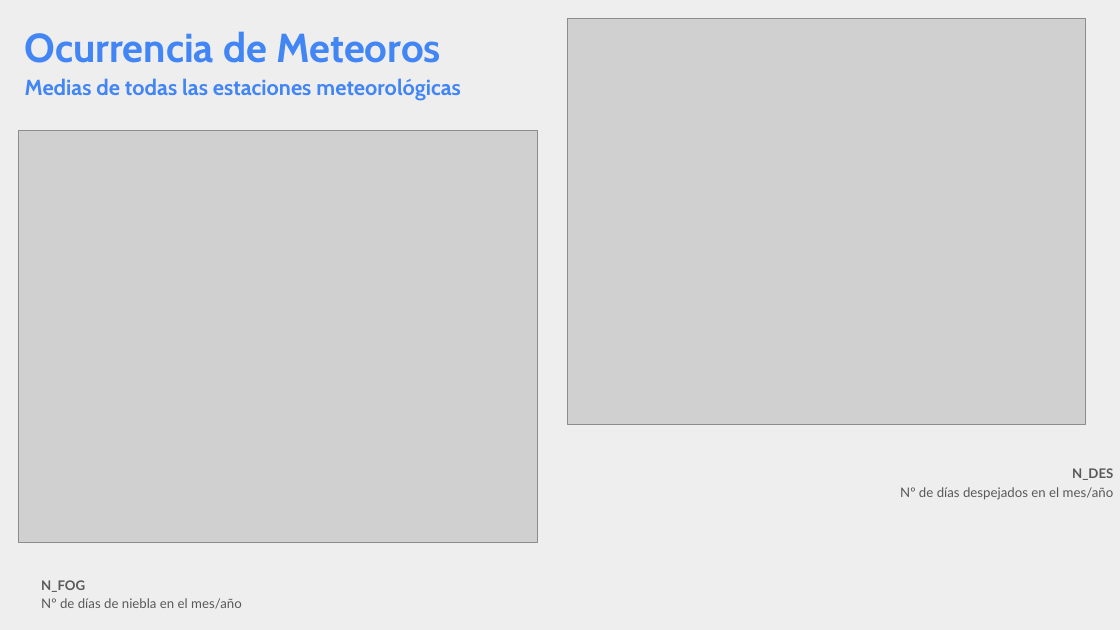
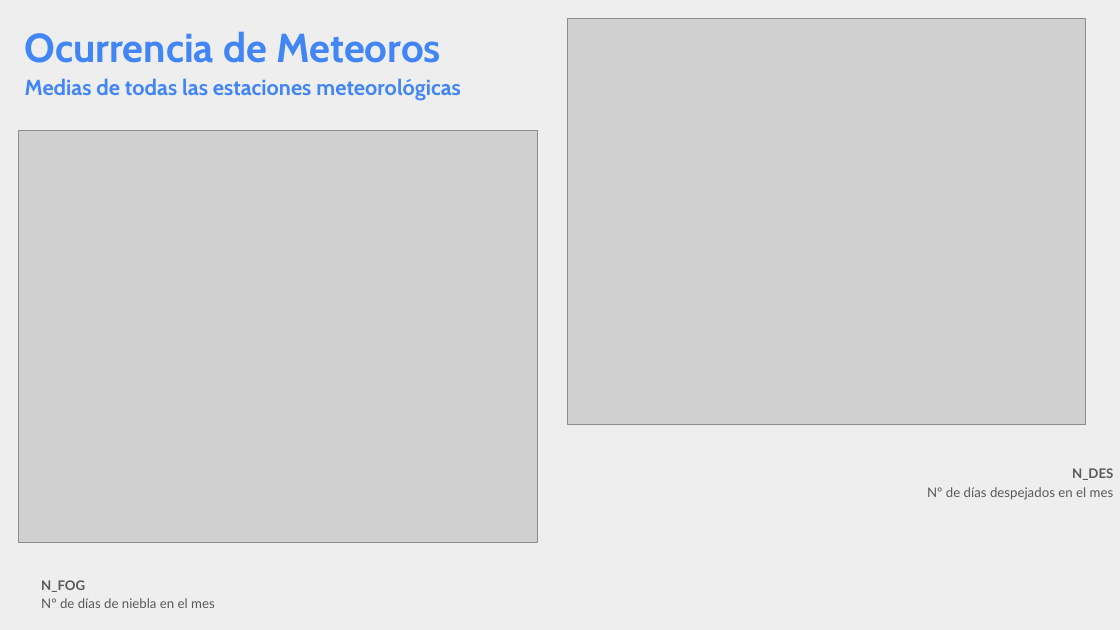
Before and after one commit to pasinatosilvia/Mi_primer_EDA, a slide deck: slide 12 of EDA_presentacion.pptx. Drawn at 1120x630 pixels with LibreOffice and Linux fonts; fonts in the diff are those of the drawing; grey boxes stand for pictures. Boxes give left, top, right and bottom in pixels: in the first picture for what was removed or moved away, otherwise in the second. Text is boxed around its words. In the diff, an @@ line names an element or a change of style, - is before the commit and + after.

```diff
--- a/EDA_presentacion.pptx
+++ b/EDA_presentacion.pptx
@@ title at (927,487,1114,500): text changed @@
-Nº de días despejados en el mes/año
+Nº de días despejados en el mes
@@ title at (41,598,215,608): text changed @@
-Nº de días de niebla en el mes/año
+Nº de días de niebla en el mes
```
Also in this commit, not shown: 12 other slides changed, 2 other files.
